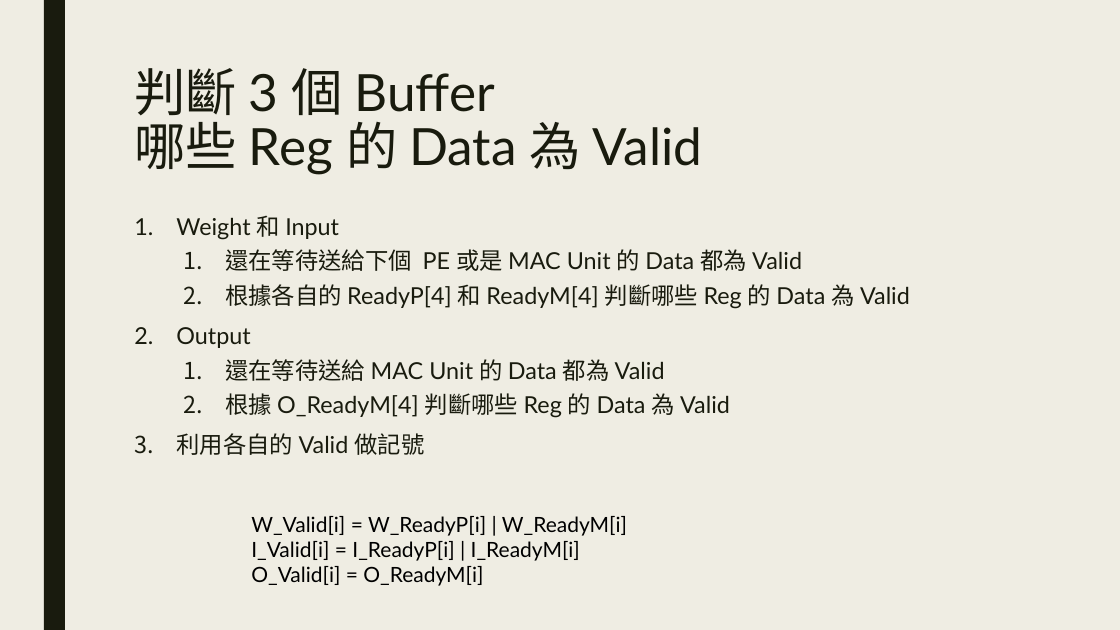
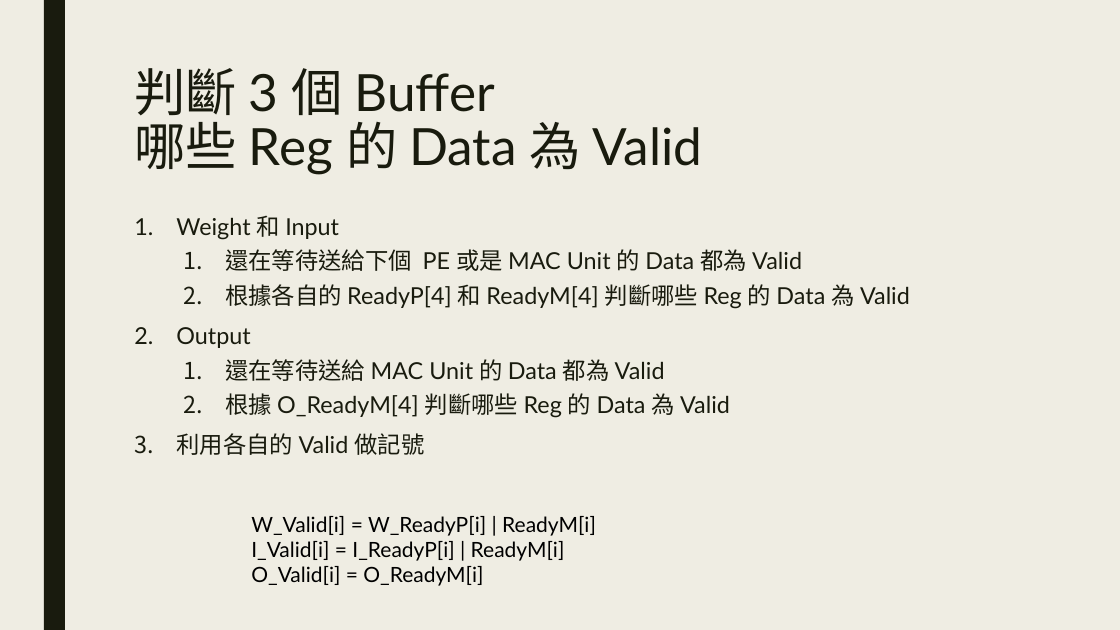
Before and after one commit to Chun-Ching-Hsu/MAC, a slide deck: slide 74 of 20220616_PE-Controller.pptx. Drawn at 1120x630 pixels with LibreOffice and Linux fonts; fonts in the diff are those of the drawing. Boxes give left, top, right and bottom in pixels: in the first picture for what was removed or moved away, otherwise in the second. Text is boxed around its words. In the diff, an @@ line names an element or a change of style, - is before the commit and + after.

```diff
--- a/20220616_PE-Controller.pptx
+++ b/20220616_PE-Controller.pptx
@@ text at [251, 516, 596, 561]: text changed @@
-  W_Valid[i] = W_ReadyP[i] | W_ReadyM[i]
-  I_Valid[i] = I_ReadyP[i] | I_ReadyM[i]
+  W_Valid[i] = W_ReadyP[i] | ReadyM[i]
+  I_Valid[i] = I_ReadyP[i] | ReadyM[i]
```
Also in this commit, not shown: 1 slide removed, 3 other files.
